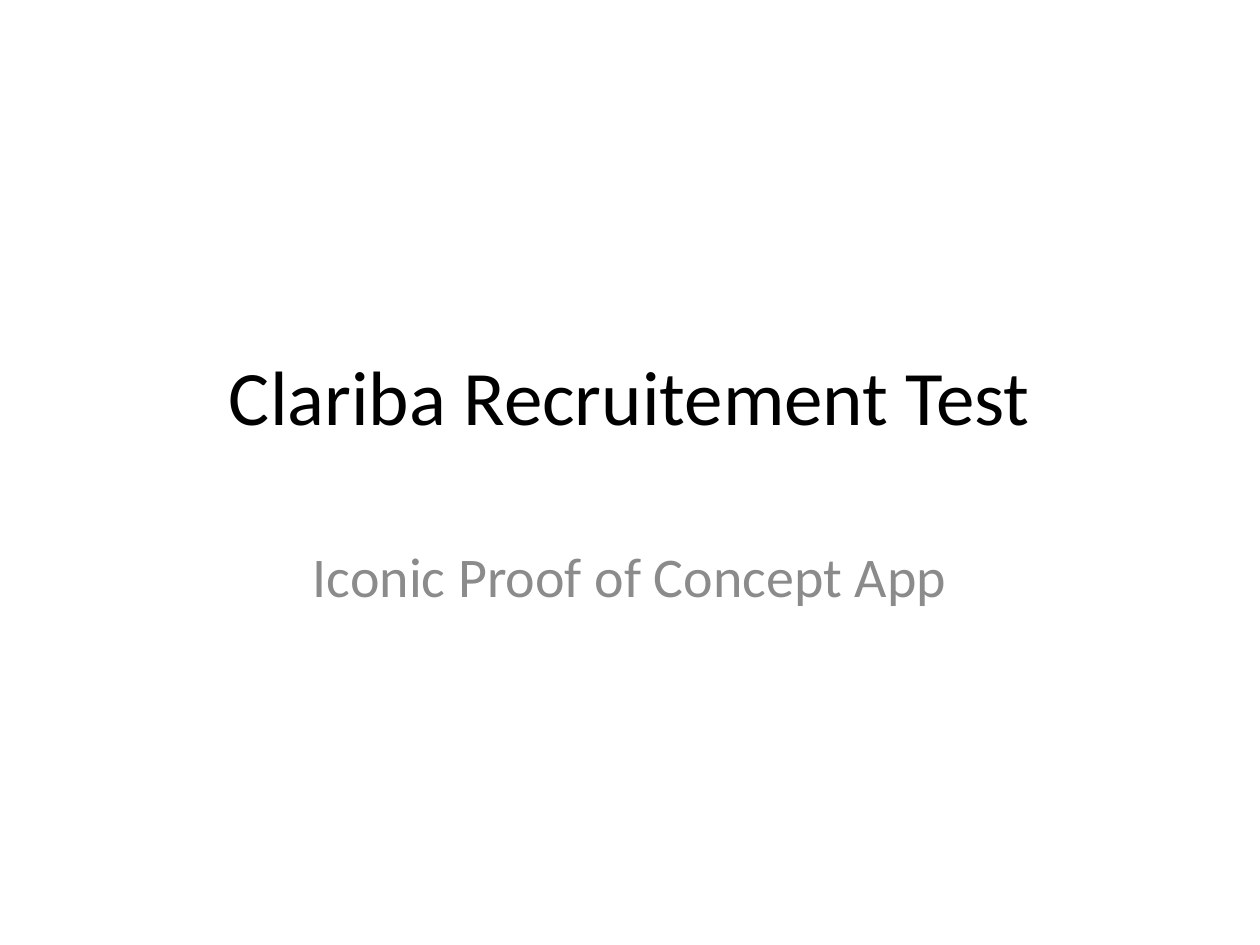
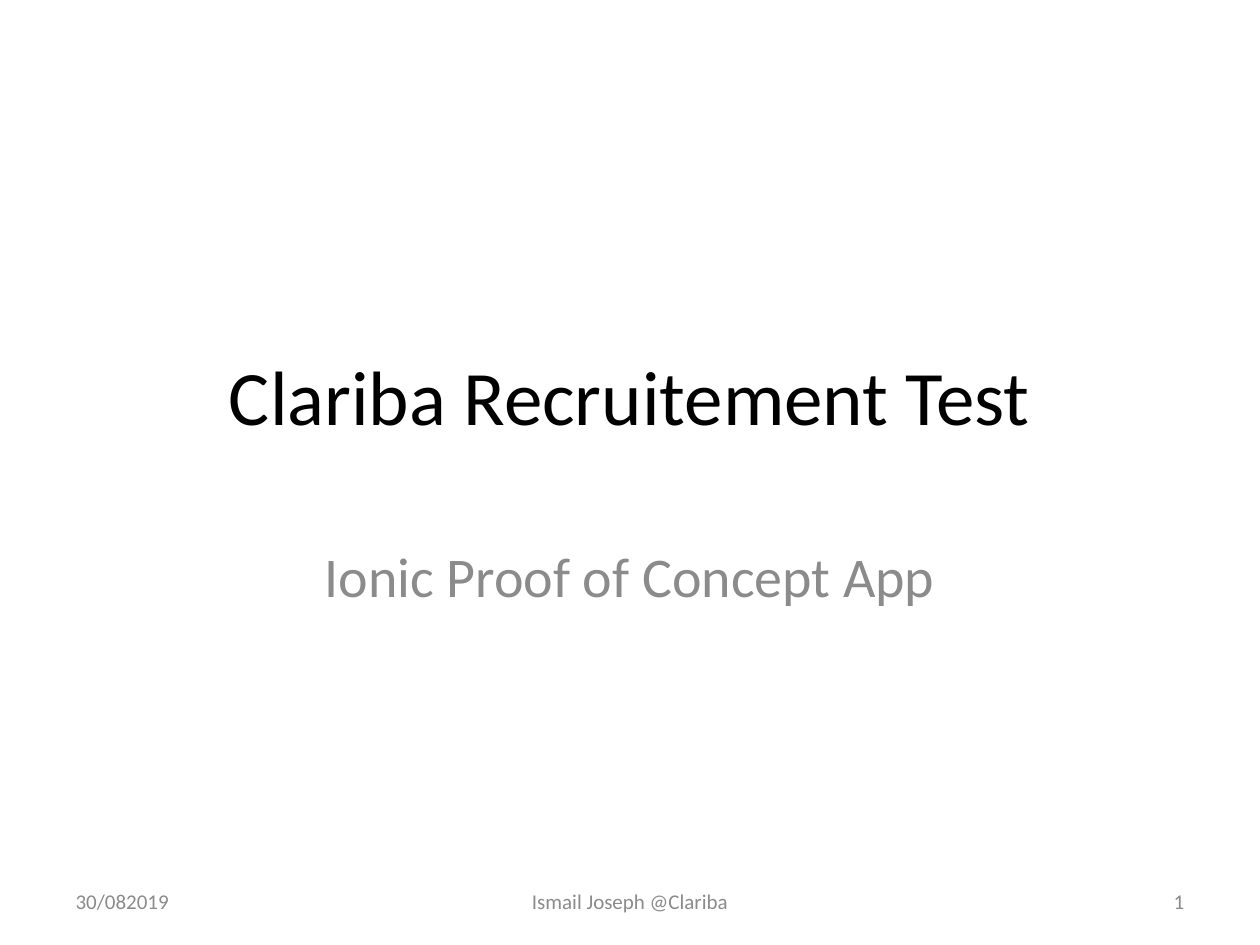
Before and after one commit to Fesouille/ionic-angular-course, a slide deck: slide 1 of Clariba_test_presentation.pptx. Drawn at 1260x945 pixels with LibreOffice and Linux fonts; fonts in the diff are those of the drawing. Boxes give left, top, right and bottom in pixels: in the first picture for what was removed or moved away, otherwise in the second. Text is boxed around its words. In the diff, an @@ line names an element or a change of style, - is before the commit and + after.

```diff
--- a/Clariba_test_presentation.pptx
+++ b/Clariba_test_presentation.pptx
@@ subtitle at bbox=[325, 558, 934, 606]: text changed @@
-Iconic Proof of Concept App
+Ionic Proof of Concept App
@@ text added at bbox=[76, 894, 169, 910], 12 pt, text #8C8C8C @@
+30/082019
@@ text added at bbox=[532, 894, 728, 913], 12 pt, text #8C8C8C @@
+Ismail Joseph @Clariba
@@ page number added at bbox=[1174, 895, 1185, 909], 12 pt, text #8C8C8C @@
+1
```
Also in this commit, not shown: 1 other slide changed, 4 slides added.
